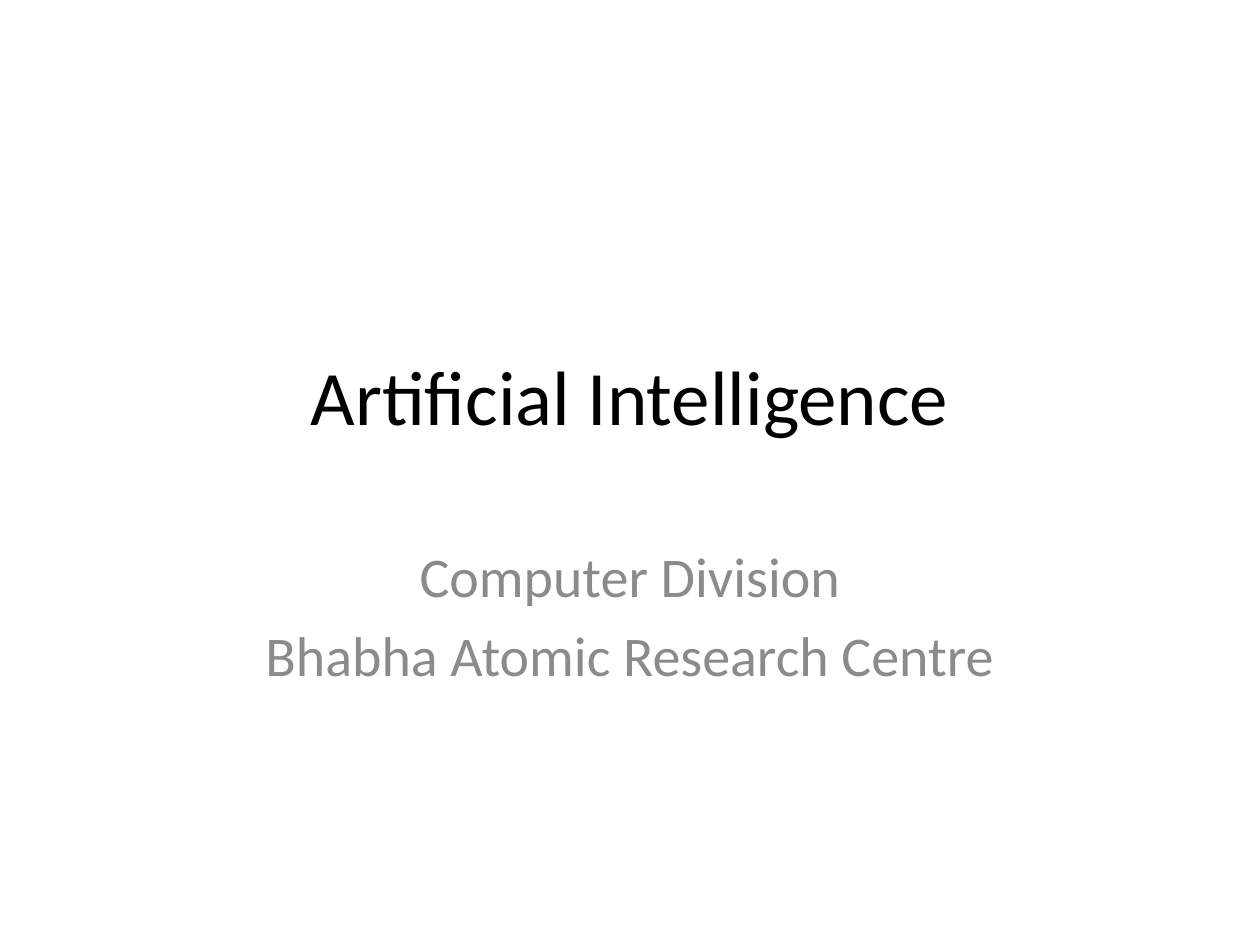
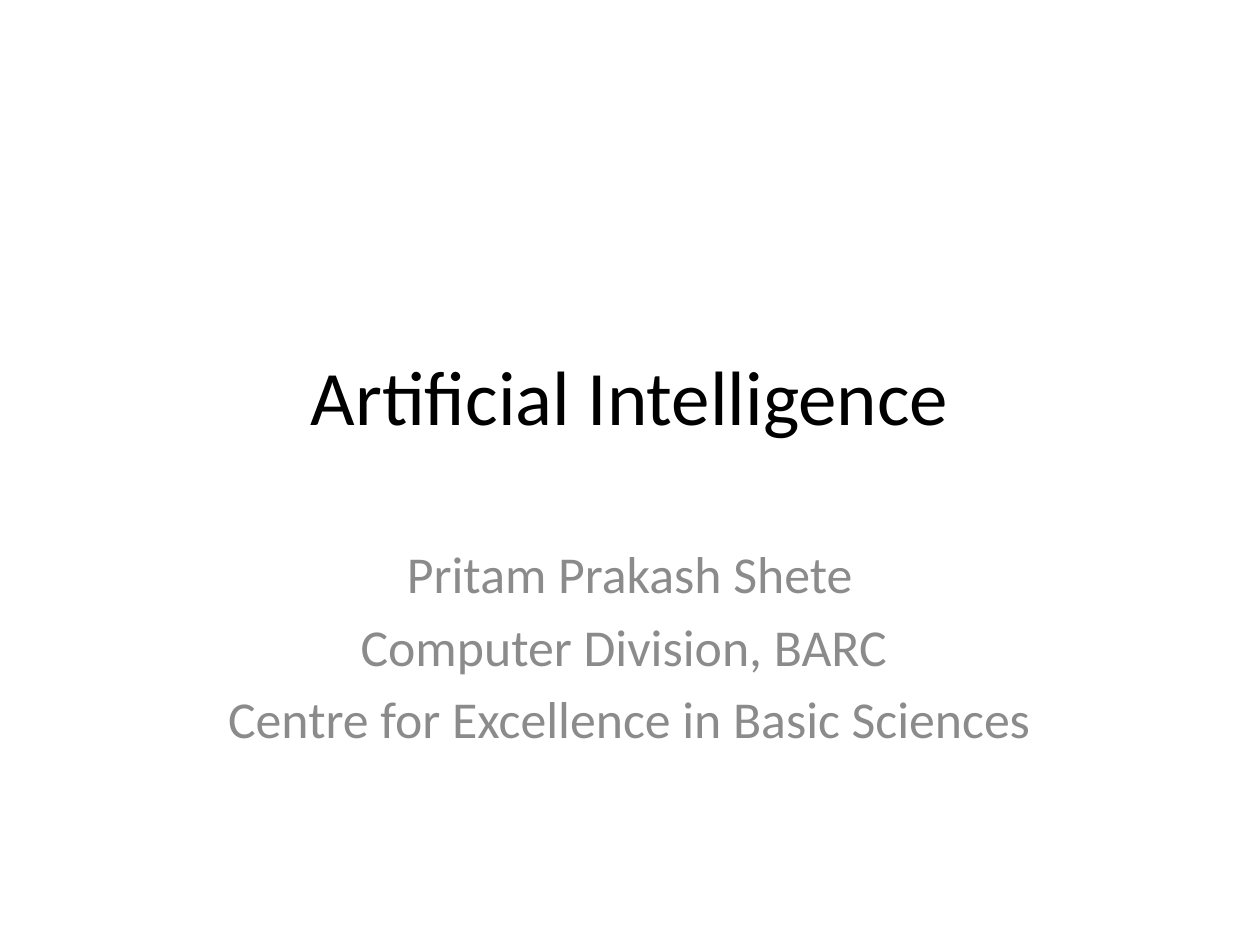
Before and after one commit to look4pritam/ArtificialIntelligence, a slide deck: slide 1 of ArtificialIntelligence/ArtificialIntelligence.pptx. Drawn at 1260x945 pixels with LibreOffice and Linux fonts; fonts in the diff are those of the drawing. Boxes give left, top, right and bottom in pixels: in the first picture for what was removed or moved away, otherwise in the second. Text is boxed around its words. In the diff, an @@ line names an element or a change of style, - is before the commit and + after.

```diff
--- a/ArtificialIntelligence/ArtificialIntelligence.pptx
+++ b/ArtificialIntelligence/ArtificialIntelligence.pptx
@@ subtitle at (228, 557, 1030, 739): text changed; size 32 to 29.6 pt @@
-Computer Division
-Bhabha Atomic Research Centre
+Pritam Prakash Shete
+Computer Division, BARC
+Centre for Excellence in Basic Sciences
```
